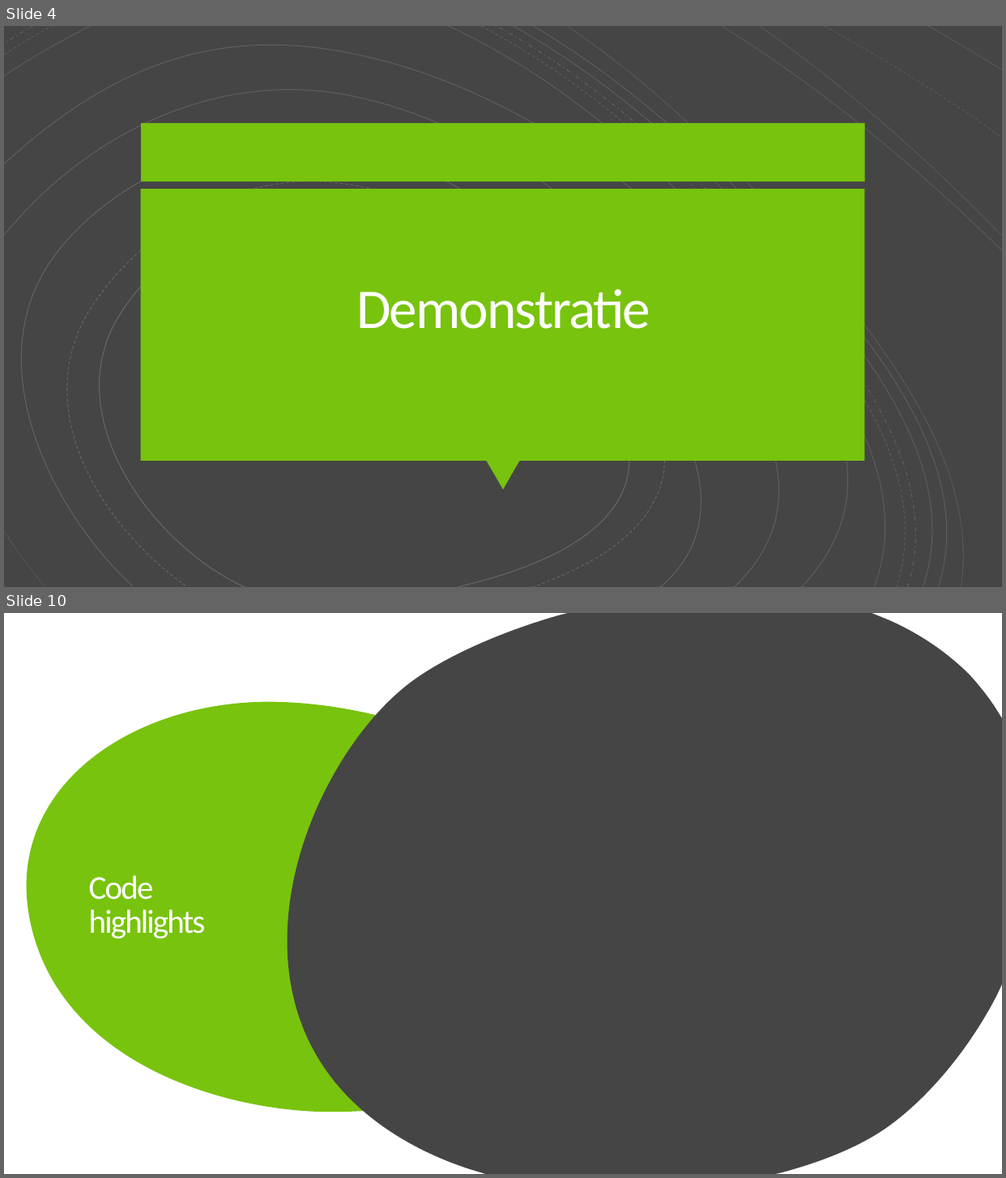
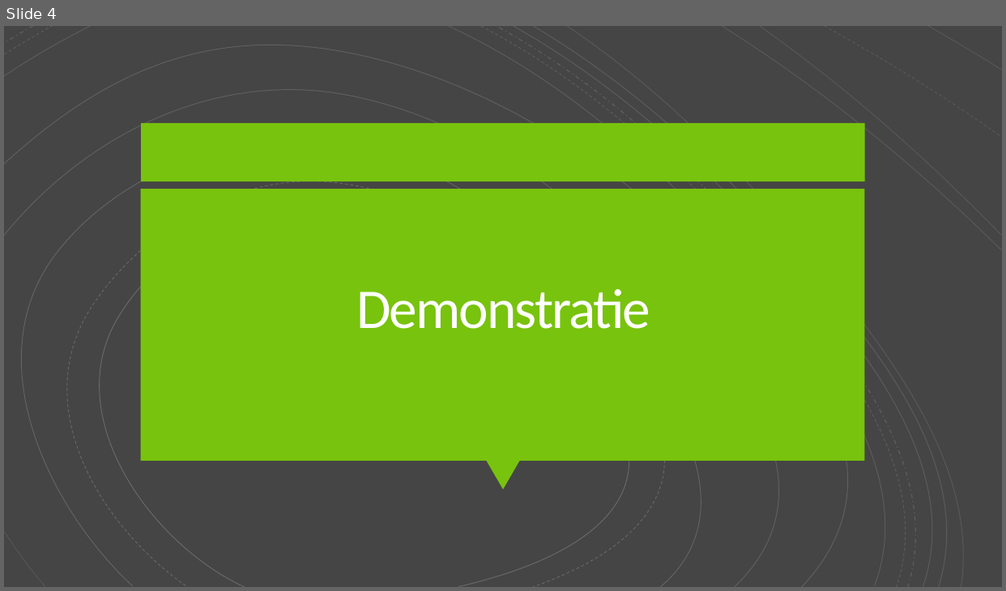
Before and after one commit to JarneEveraerts/ProjectWerk, a slide deck: Documentatie/Groepsproject AllPhi.pptx. Shown one above the other, each under a label of ours: slides 4 and 10 before the commit, slide 4 after it; the slides between them are not shown. The pictures are 1006x1178 and 1006x591 pixels, drawn with LibreOffice and Linux fonts; fonts in the diff are those of the drawing. Boxes give left, top, right and bottom in pixels: in the first picture for what was removed or moved away, otherwise in the second. Text is boxed around its words. In the diff, an @@ line names an element or a change of style, - is before the commit and + after.

```diff
--- a/Documentatie/Groepsproject AllPhi.pptx
+++ b/Documentatie/Groepsproject AllPhi.pptx
@@ slide 10 removed at bbox=[4, 613, 1002, 1174], background #454545; not listed: 18 template elements that a slide beside it also shows @@
@@ rectangle removed at bbox=[4, 613, 1002, 1174] @@
@@ freeform shape removed at bbox=[171, 613, 1002, 1174] @@
@@ freeform shape removed at bbox=[13, 675, 641, 1135] @@
@@ title removed at bbox=[89, 875, 206, 939] @@
-Code
-highlights
```
Also in this commit, not shown: 4 slides changed, 1 slide added, 6 other slides removed.
